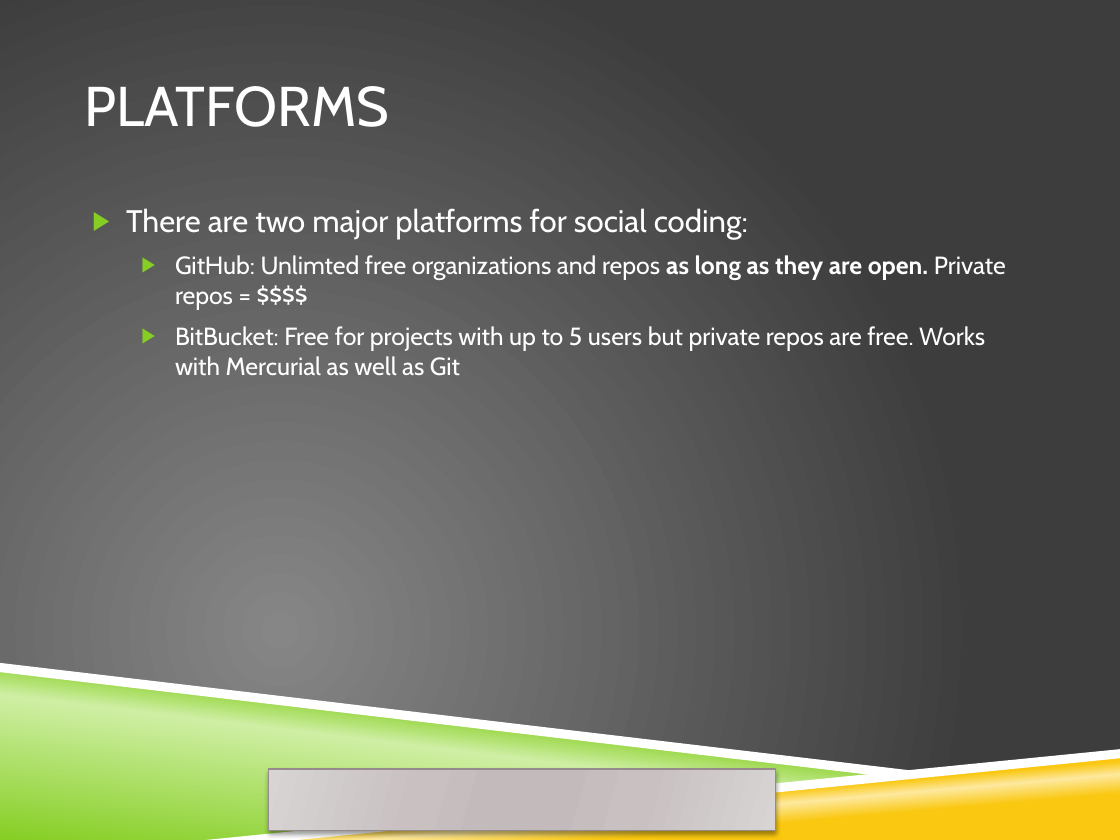
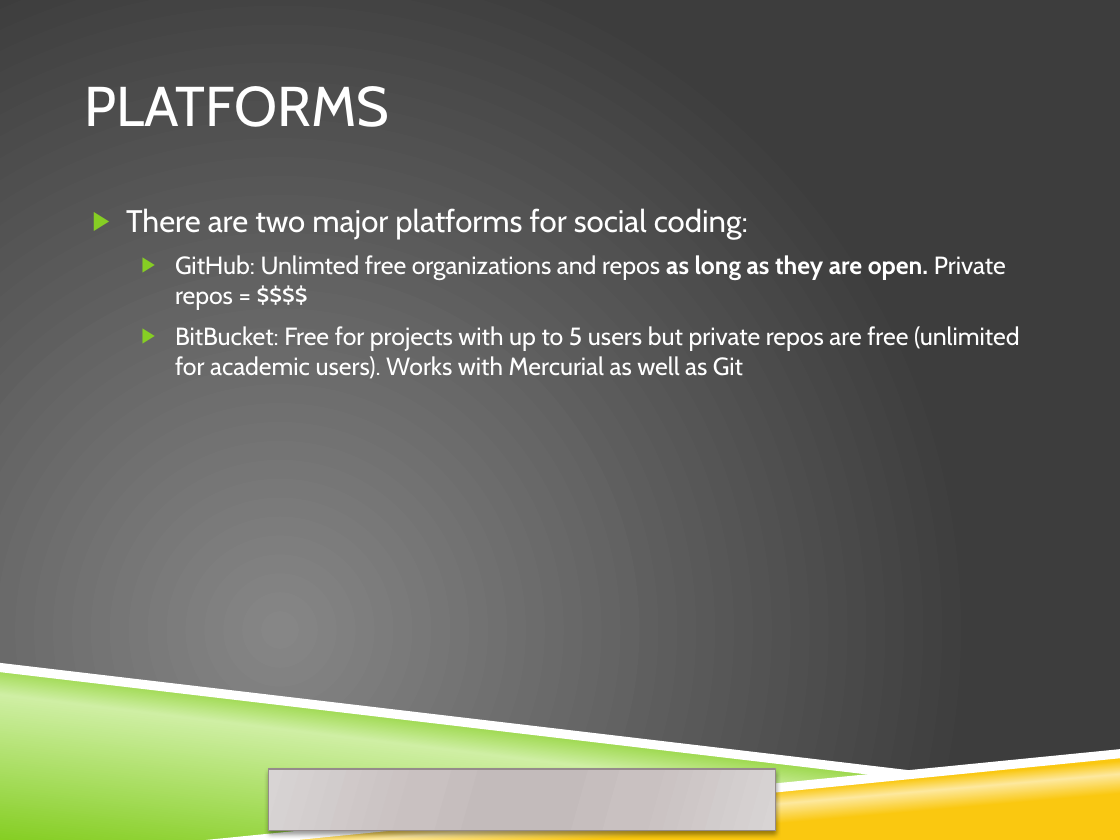
Before and after one commit to openradar/open_source_radar_short_course, a slide deck: slide 3 of powerpoint/4 Social coding.pptx. Drawn at 1120x840 pixels with LibreOffice and Linux fonts; fonts in the diff are those of the drawing; background and template pictures are left out. Boxes give left, top, right and bottom in pixels: in the first picture for what was removed or moved away, otherwise in the second. Text is boxed around its words. In the diff, an @@ line names an element or a change of style, - is before the commit and + after.

Commit message:
FIX: error in bitbucket conditions

```diff
--- a/powerpoint/4 Social coding.pptx
+++ b/powerpoint/4 Social coding.pptx
@@ text at <box>175,326,1019,379</box>: text changed @@
-  ▶ BitBucket: Free for projects with up to 5 users but private repos are free. Works with Mercurial as well as Git
+  ▶ BitBucket: Free for projects with up to 5 users but private repos are free (unlimited for academic users). Works with Mercurial as well as Git
```
